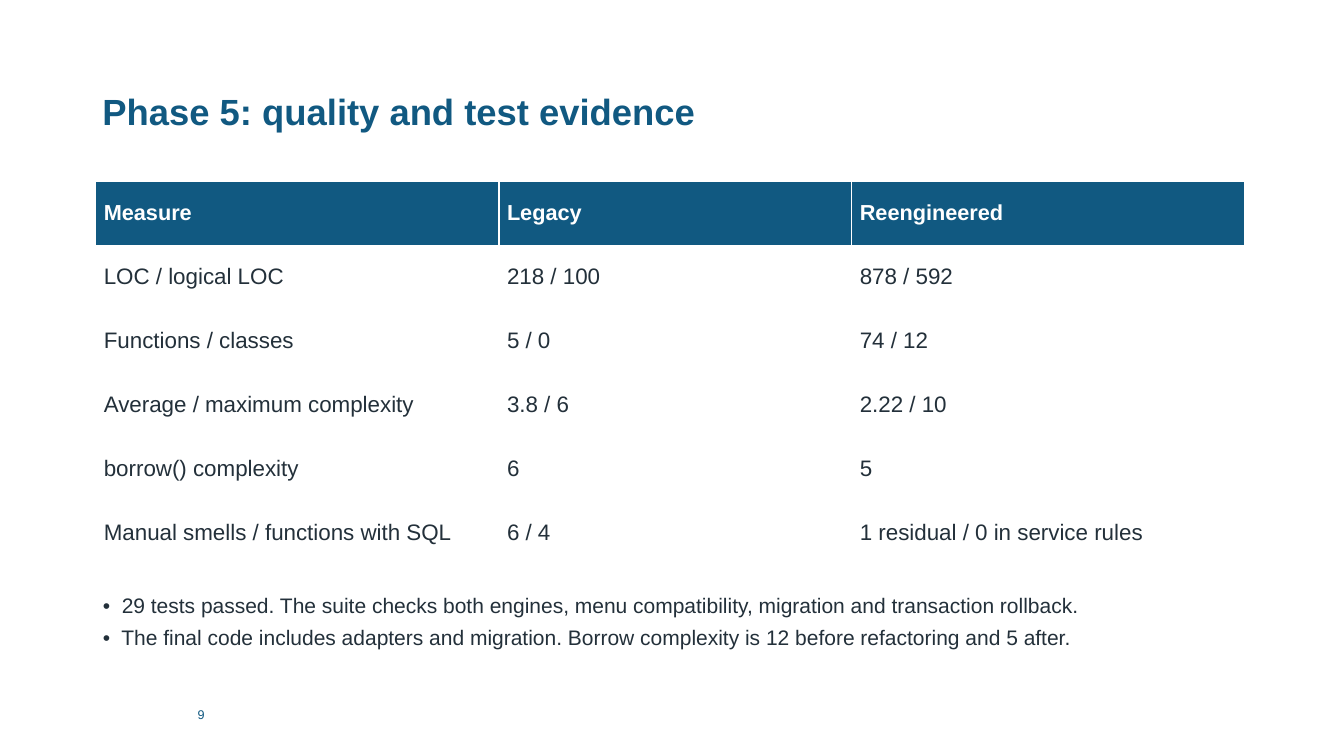
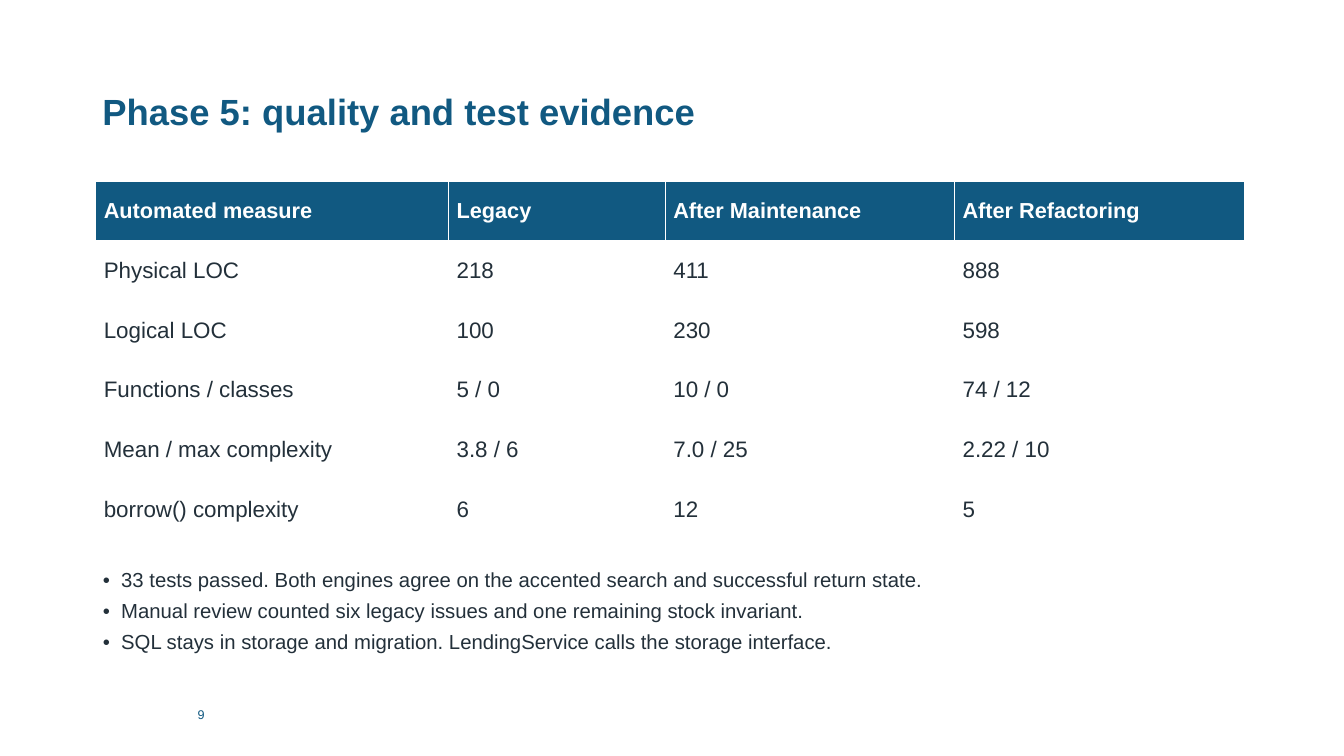
Before and after one commit to jurialamri6-eng/SE431-repository, a slide deck: slide 11 of Presentation/SE431_Presentation.pptx. Drawn at 1344x756 pixels with LibreOffice and Linux fonts; fonts in the diff are those of the drawing. Boxes give left, top, right and bottom in pixels: in the first picture for what was removed or moved away, otherwise in the second. Text is boxed around its words. In the diff, an @@ line names an element or a change of style, - is before the commit and + after.

```diff
--- a/Presentation/SE431_Presentation.pptx
+++ b/Presentation/SE431_Presentation.pptx
@@ table at [96,181,1245,539] @@
-column 1: Measure | LOC / logical LOC | Functions / classes | Average / maximum complexity | borrow() complexity | Manual smells / functions with SQL
-column 2: Legacy | 218 / 100 | 5 / 0 | 3.8 / 6 | 6 | 6 / 4
-column 3: Reengineered | 878 / 592 | 74 / 12 | 2.22 / 10 | 5 | 1 residual / 0 in service rules
+column 1: Automated measure | Physical LOC | Logical LOC | Functions / classes | Mean / max complexity | borrow() complexity
+column 2: Legacy | 218 | 100 | 5 / 0 | 3.8 / 6 | 6
+column 3: After Maintenance | 411 | 230 | 10 / 0 | 7.0 / 25 | 12
+column 4: After Refactoring | 888 | 598 | 74 / 12 | 2.22 / 10 | 5
@@ text at [121,572,922,654]: text changed; size 15 to 14.5 pt @@
-• 29 tests passed. The suite checks both engines, menu compatibility, migration and transaction rollback.
-• The final code includes adapters and migration. Borrow complexity is 12 before refactoring and 5 after.
+• 33 tests passed. Both engines agree on the accented search and successful return state.
+• Manual review counted six legacy issues and one remaining stock invariant.
+• SQL stays in storage and migration. LendingService calls the storage interface.
```
Also in this commit, not shown: 5 other slides changed, 29 other files.
